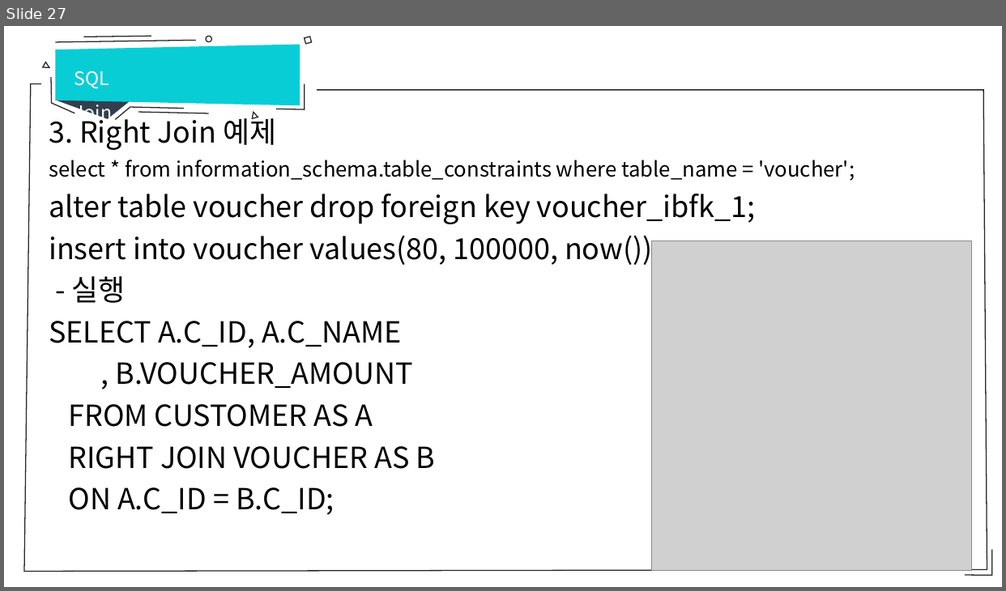
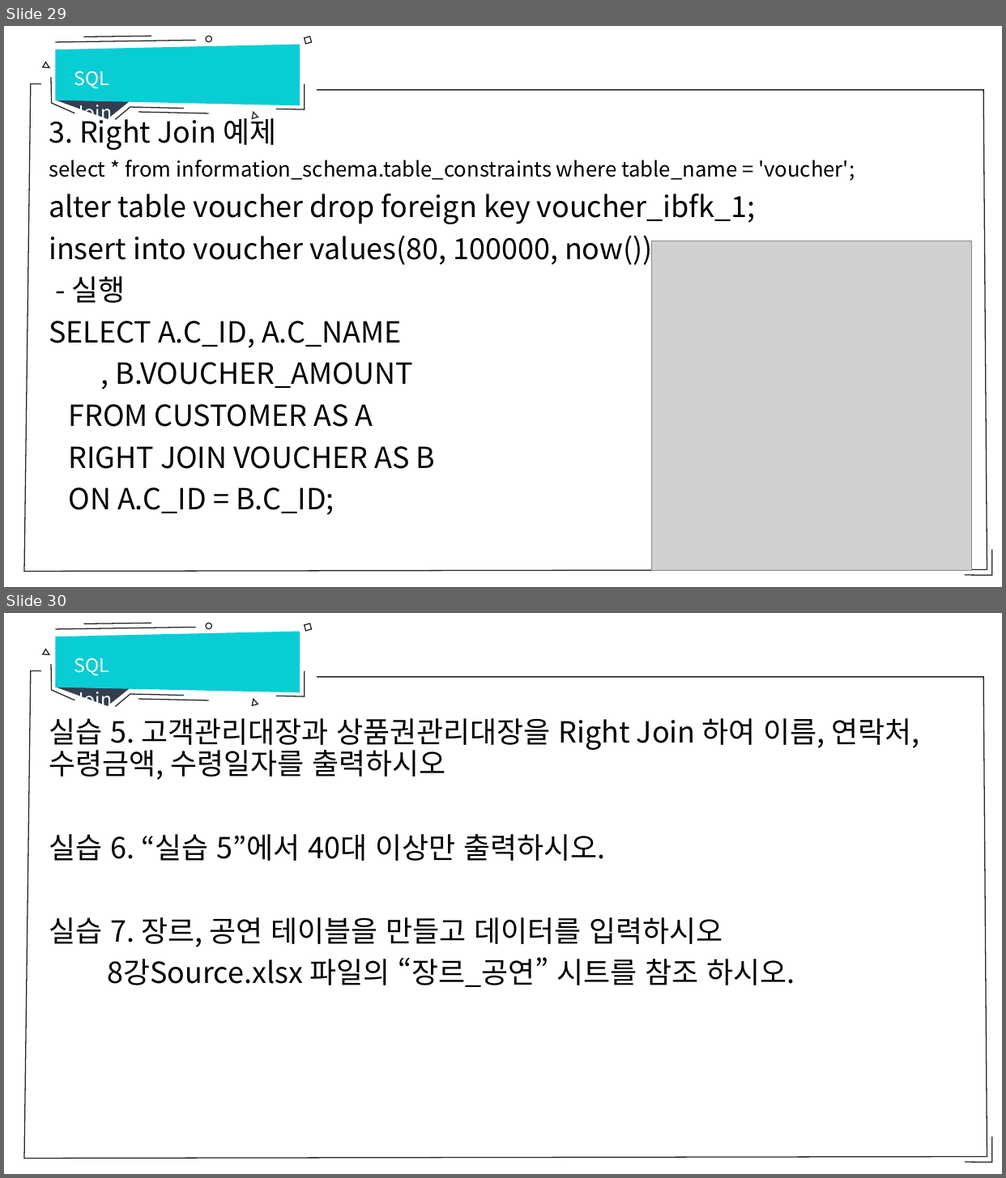
Before and after one commit to sumn-2020/lecture, a slide deck: database/8강 SQL Join.pptx. Shown one above the other, each under a label of ours: slide 27 before the commit, slides 29 and 30 after it. The pictures are 1006x591 and 1006x1178 pixels, drawn with LibreOffice and Linux fonts; fonts in the diff are those of the drawing; grey boxes stand for pictures. Boxes give left, top, right and bottom in pixels: in the first picture for what was removed or moved away, otherwise in the second. Text is boxed around its words. In the diff, an @@ line names an element or a change of style, - is before the commit and + after.

Commit message:
20220607 데이터베이스

```diff
--- a/database/8강 SQL Join.pptx
+++ b/database/8강 SQL Join.pptx
@@ slide 30 added at <box>4,613,1002,1174</box>, background #FFFFFF; not listed: 14 template elements that a slide beside it also shows @@
@@ text added at <box>74,658,113,710</box>, 18 pt, text #FFFFFF @@
+SQL Join
@@ text added at <box>49,718,920,987</box>, 28 pt, text #000000 @@
+실습 5. 고객관리대장과 상품권관리대장을 Right Join 하여 이름, 연락처, 수령금액, 수령일자를 출력하시오
+실습 6. “실습 5”에서 40대 이상만 출력하시오.
+실습 7. 장르, 공연 테이블을 만들고 데이터를 입력하시오
+8강Source.xlsx 파일의 “장르_공연” 시트를 참조 하시오.
@@ what was slide 27 is now slide 29 @@
```
Also in this commit, not shown: 5 other slides added, 4 other files.
